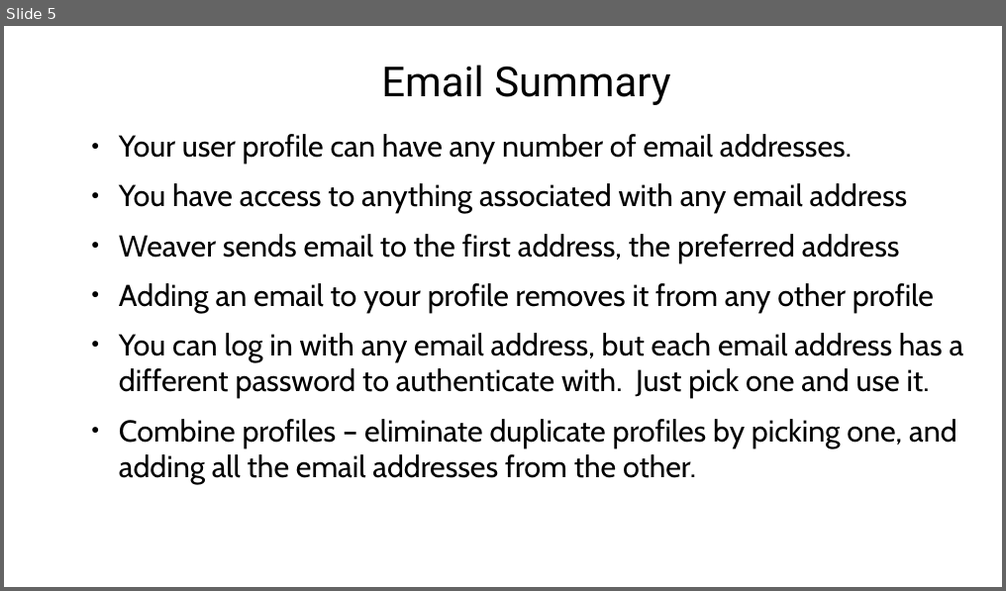
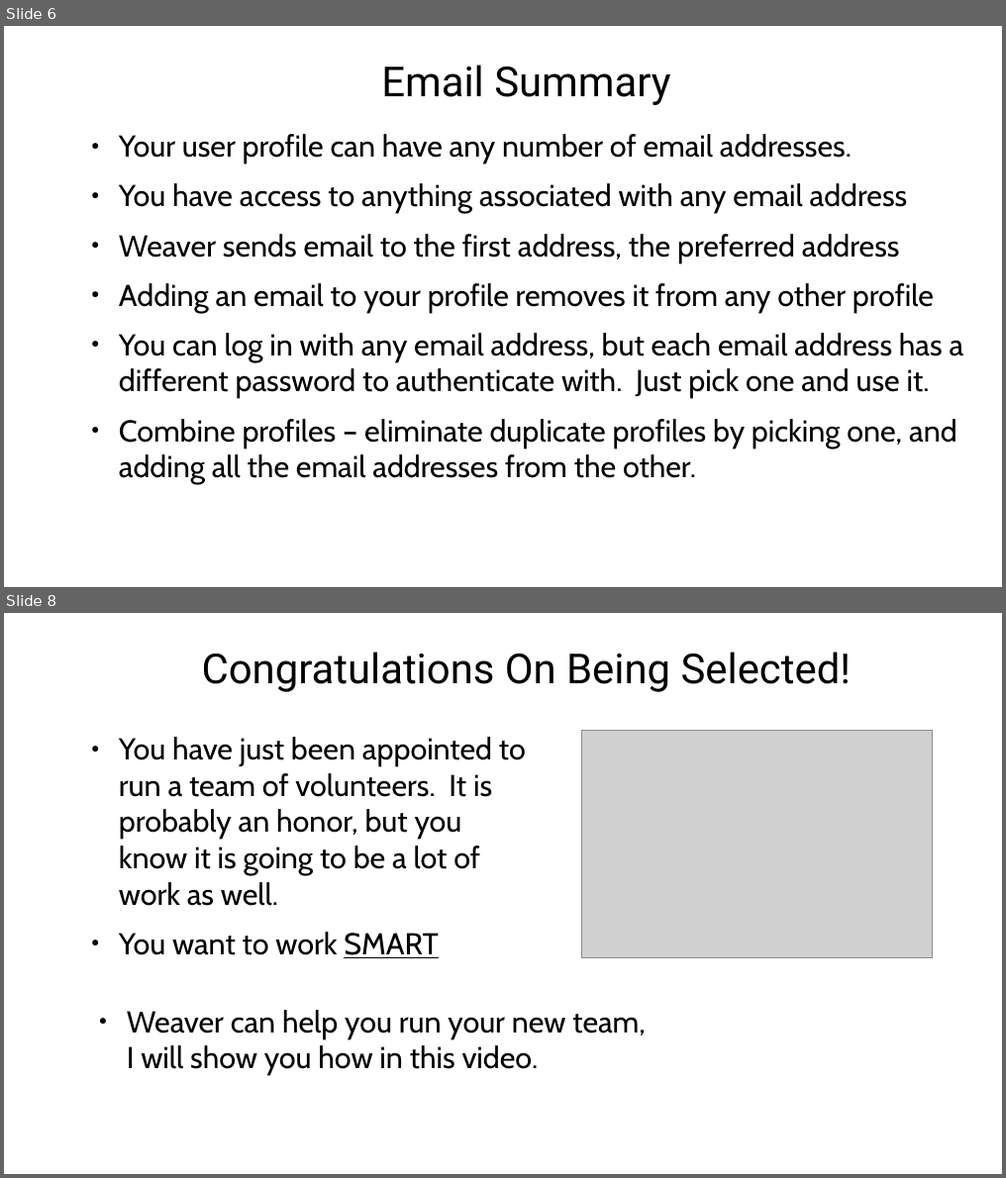
Before and after one commit to agilepro/cognoscenti, a slide deck: documentation/VideoPresentations.odp. Shown one above the other, each under a label of ours: slide 5 before the commit, slides 6 and 8 after it; the slides between them are not shown. The pictures are 1006x591 and 1006x1178 pixels, drawn with LibreOffice and Linux fonts; fonts in the diff are those of the drawing; grey boxes stand for pictures; background and template pictures are left out. Boxes give left, top, right and bottom in pixels: in the first picture for what was removed or moved away, otherwise in the second. Text is boxed around its words. In the diff, an @@ line names an element or a change of style, - is before the commit and + after.

Commit message:
new video about team leader

```diff
--- a/documentation/VideoPresentations.odp
+++ b/documentation/VideoPresentations.odp
@@ slide 8 added at [4,613,1002,1174], background picture (left out) @@
@@ title added at [202,652,851,692], 38.3 pt, text #000000 @@
+Congratulations On Being Selected!
@@ picture added at [582,730,932,959] @@
@@ text added at [119,737,526,959], 27.9 pt, text #000000 @@
+● You have just been appointed to run a team of volunteers. It is probably an honor, but you know it is going to be a lot of work as well.
+● You want to work SMART
@@ text added at [127,1010,646,1075], 27.9 pt, text #000000 @@
+● Weaver can help you run your new team,
+  I will show you how in this video.
@@ what was slide 5 is now slide 6 @@
```
Also in this commit, not shown: 23 other slides added, 2 other files.
